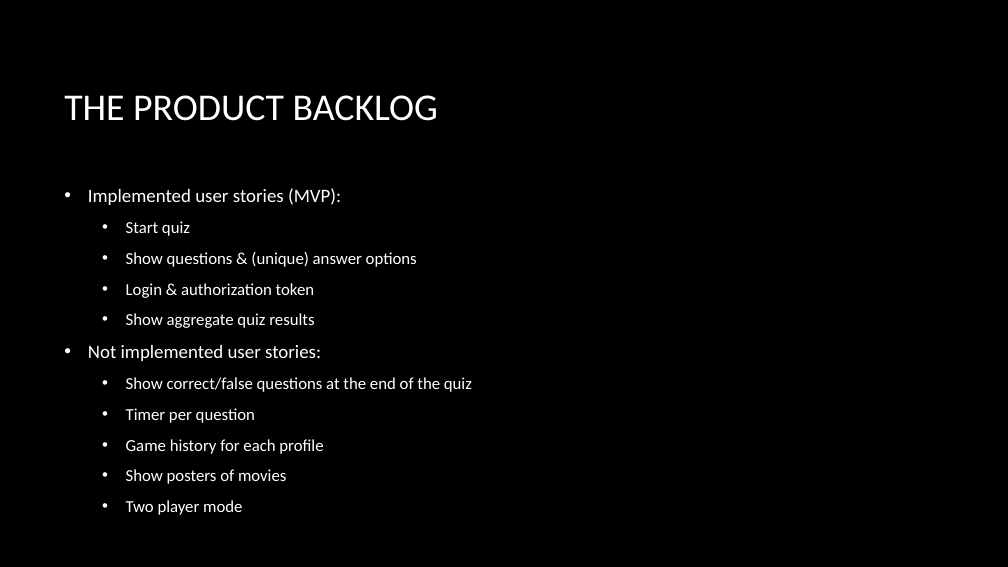
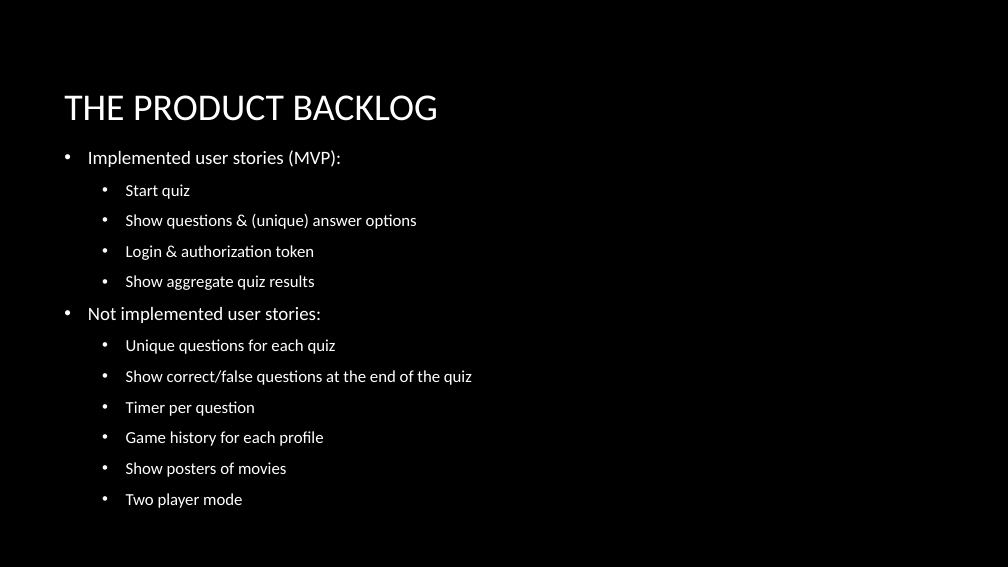
Before and after one commit to AregShahbazian/ProjectTeamZ, a slide deck: slide 2 of docs/final product.pptx. Drawn at 1008x567 pixels with LibreOffice and Linux fonts; fonts in the diff are those of the drawing; background and template pictures are left out. Boxes give left, top, right and bottom in pixels: in the first picture for what was removed or moved away, otherwise in the second. Text is boxed around its words. In the diff, an @@ line names an element or a change of style, - is before the commit and + after.

```diff
--- a/docs/final product.pptx
+++ b/docs/final product.pptx
@@ text "Implemented user stories (MVP):" moved from (x1=88, y1=188, x2=472, y2=515) to (x1=88, y1=150, x2=472, y2=508) @@
@@ text at (x1=126, y1=339, x2=336, y2=354): paragraph added @@
+  • Unique questions for each quiz
```
Also in this commit, not shown: 3 other slides changed, 1 slide added, 1 slide removed, 1 other file.
